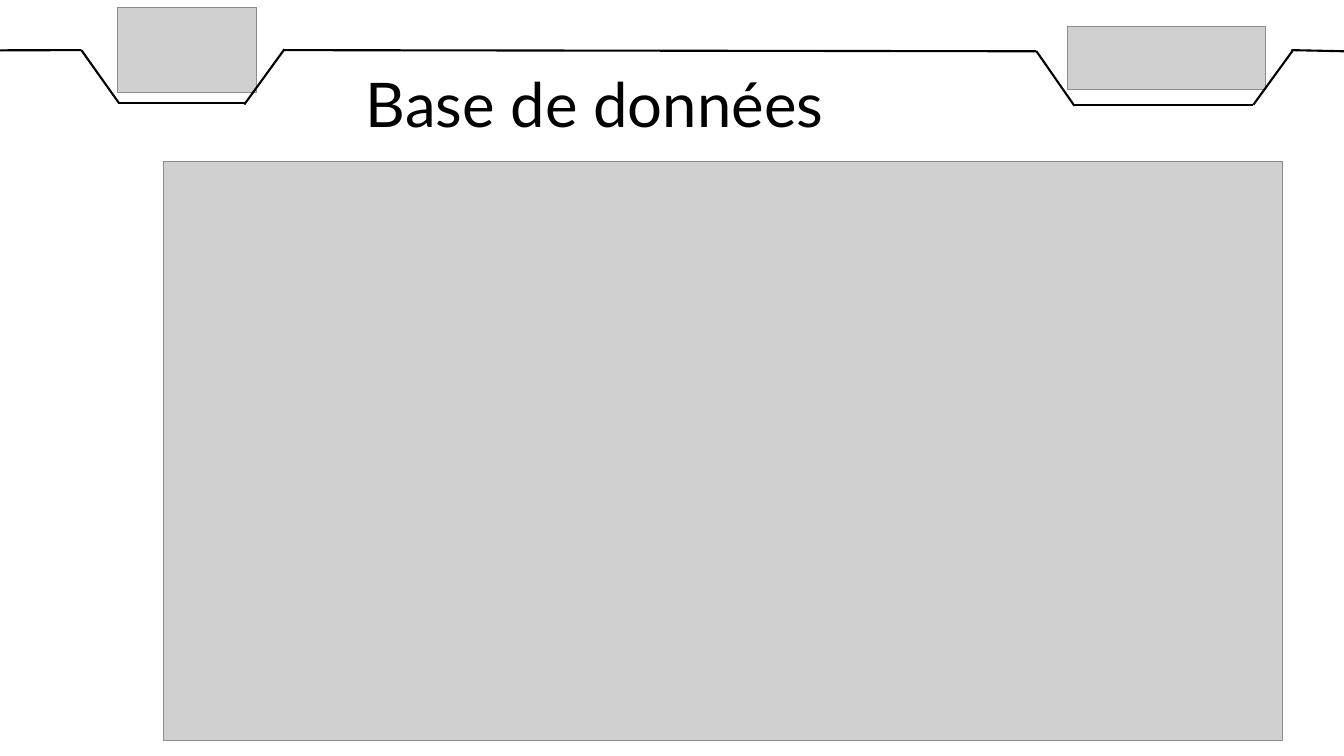
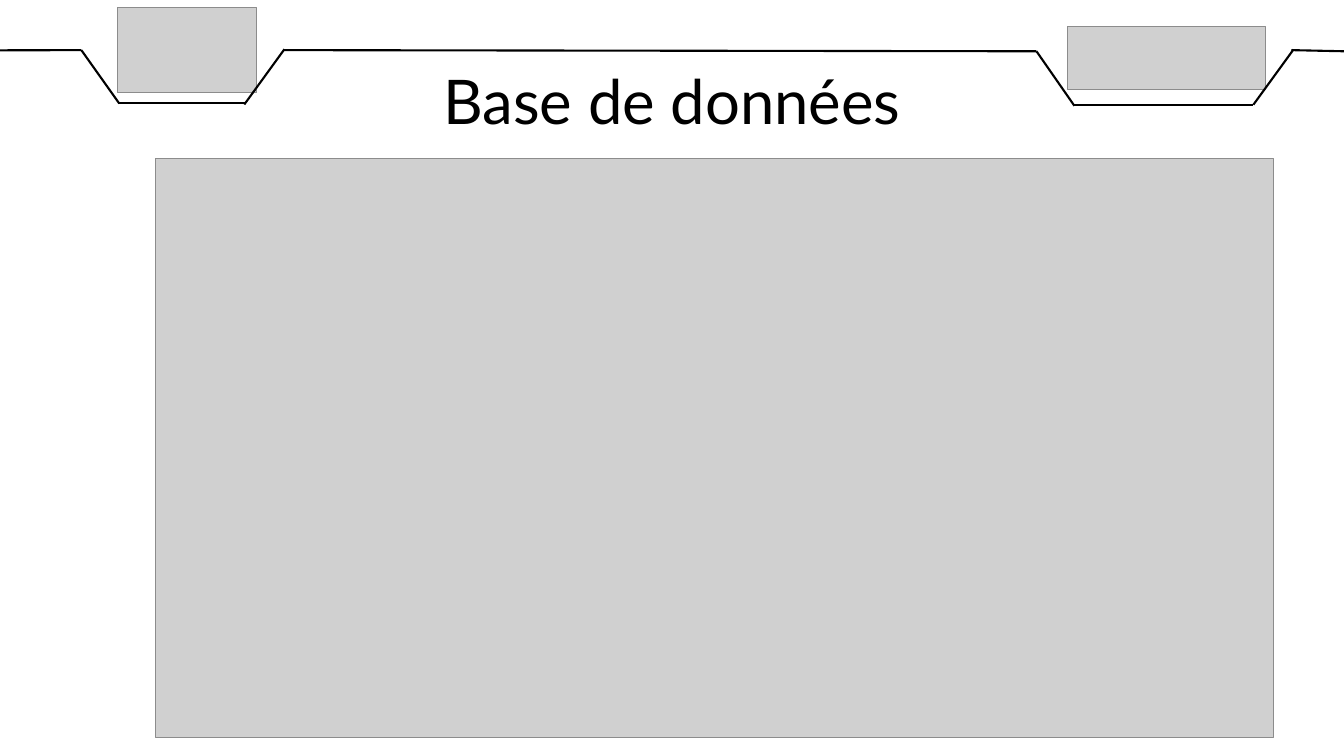
Before and after one commit to DylanChe/SupervisionSerre, a slide deck: slide 6 of oral_projet/revue_2/diaporama_revue_2_samuel.pptx (slide 10 before the commit). Drawn at 1344x756 pixels with LibreOffice and Linux fonts; fonts in the diff are those of the drawing; grey boxes stand for pictures. Boxes give left, top, right and bottom in pixels: in the first picture for what was removed or moved away, otherwise in the second. Text is boxed around its words. In the diff, an @@ line names an element or a change of style, - is before the commit and + after.

```diff
--- a/oral_projet/revue_2/diaporama_revue_2_samuel.pptx
+++ b/oral_projet/revue_2/diaporama_revue_2_samuel.pptx
@@ text "Base de données": place and size @@
-text "Base de données" at [366,81,823,128]
+text "Base de données" at [443,78,901,125]
@@ text "Base de données" at [443,78,901,125]: alignment left to centre @@
@@ picture: place and size @@
-picture at [164,161,1282,740]
+picture at [155,158,1273,737]
```
Also in this commit, not shown: 2 other slides changed, 2 slides added, 2 other files.
